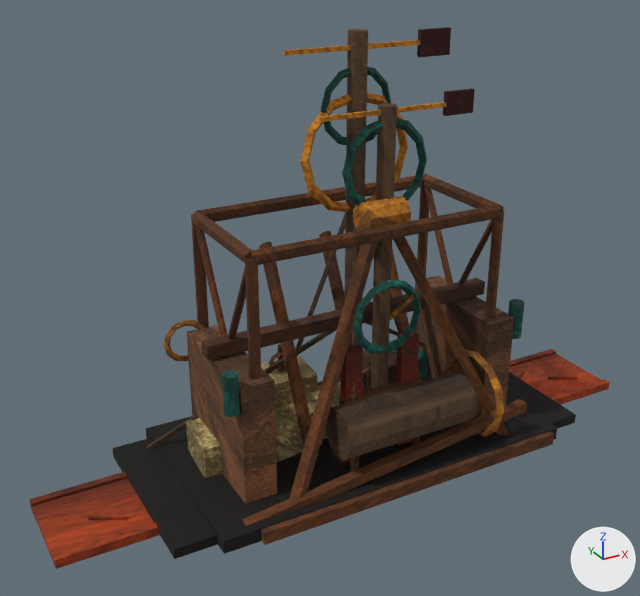
One commit to the Blender file pilots/map-rebuild-spike/landmarks/dome-basin/dome-basin-landmarks.blend: the scene before it, then after it.
Both versions are drawn from a 50 mm lens placed at (-7.21, -11.92, 8.98), pointed at (-0.64, 0.03, 3.01). The lights are fixed; the arrows at lower right show +X, +Y and +Z. The older version comes first.

Names of what the first picture shows: 'ark-yard-scaffold', 'canal-gate-works', 'dust-devil-warning-mast', 'ice-quarry-hoist', 'seed-row-weather-station'.
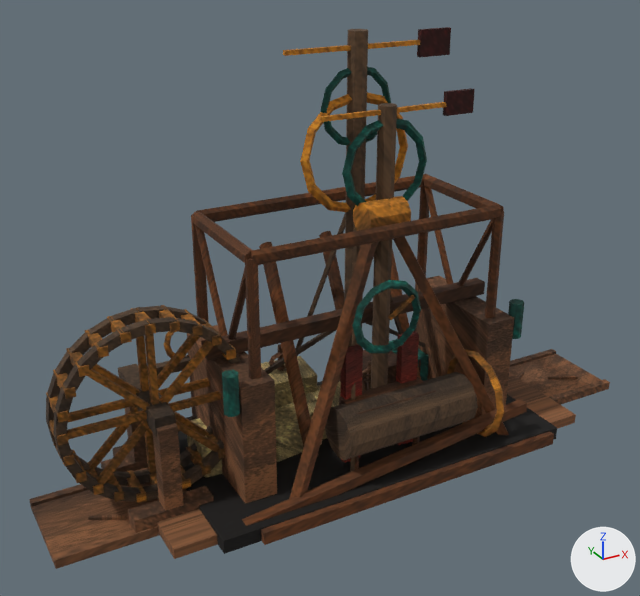
Changed parts and their boxes (x1, y1, x2, y2) in the pictures (640 x 596 px):
```json
{"part": 1, "of": "me_canal_gate_works_mesh", "change": "added", "after": [168, 391, 221, 412], "on screen": "brown"}
{"part": 2, "of": "me_canal_gate_works_mesh", "change": "added", "after": [145, 334, 159, 405], "on screen": "brown"}
{"part": 3, "of": "me_canal_gate_works_mesh", "change": "added", "after": [67, 410, 147, 440], "on screen": "brown"}
{"part": 4, "of": "me_canal_gate_works_mesh", "change": "added", "after": [158, 378, 209, 396]}
{"part": 5, "of": "me_canal_gate_works_mesh", "change": "added", "after": [136, 336, 149, 391], "on screen": "brown"}
{"part": 6, "of": "me_canal_gate_works_mesh", "change": "added", "after": [46, 305, 241, 532], "on screen": "brown"}
{"part": 7, "of": "me_canal_gate_works_mesh", "change": "surface changed", "before": [29, 349, 610, 569], "after": [29, 349, 610, 569]}
```

Scene script edits in JSON lines:
```json
{"block": "me_canal_gate_works_mesh", "where": "# used by ob_canal_gate_works; location = (0.0, 0.0, 0.0)"}
{"op": "remove", "block": "me_canal_gate_works_mesh", "code": "me_canal_gate_works_mesh.from_pydata(...)  # 536 vertices, 314 faces; spans x -5.6..5.6, y -1.55..1.55, z 0.0..3.61"}
{"op": "add", "block": "me_canal_gate_works_mesh", "code": "me_canal_gate_works_mesh.from_pydata(...)  # 1288 vertices, 878 faces; spans x -5.6..5.6, y -1.55..1.55, z 0.0..3.61"}
{"block": "me_canal_gate_works_mesh", "change": "me_canal_gate_works_mesh part 1: a new loose piece, a box spanning x -3.7..-2.27, y -0.29..-0.19, z 1.78..1.88, in mat_dome_basinlandmarkpackmaterial (picture img_dome_basinlandmarkatlas)"}
{"block": "me_canal_gate_works_mesh", "change": "me_canal_gate_works_mesh part 2: a new loose piece, a box spanning x -3.75..-3.65, y -0.29..-0.19, z 1.83..3.26, in mat_dome_basinlandmarkpackmaterial (picture img_dome_basinlandmarkatlas)"}
{"block": "me_canal_gate_works_mesh", "change": "me_canal_gate_works_mesh part 3: a new loose piece, a box spanning x -5.13..-3.7, y -0.29..-0.19, z 1.78..1.88, in mat_dome_basinlandmarkpackmaterial (picture img_dome_basinlandmarkatlas)"}
{"block": "me_canal_gate_works_mesh", "change": "me_canal_gate_works_mesh part 4: a new loose piece, a box spanning x -3.7..-2.27, y 0.19..0.29, z 1.78..1.88, in mat_dome_basinlandmarkpackmaterial (picture img_dome_basinlandmarkatlas)"}
{"block": "me_canal_gate_works_mesh", "change": "me_canal_gate_works_mesh part 5: a new loose piece, a box spanning x -3.75..-3.65, y 0.19..0.29, z 1.83..3.26, in mat_dome_basinlandmarkpackmaterial (picture img_dome_basinlandmarkatlas)"}
{"block": "me_canal_gate_works_mesh", "change": "me_canal_gate_works_mesh part 6: 704 vertices added at x -5.25..-1.8, y -0.81..1.15, z 0.06..3.38"}
{"block": "me_canal_gate_works_mesh", "change": "me_canal_gate_works_mesh part 7: 198 kept faces spanning x -5.6..5.6, y -1.55..1.55, z 0.0..0.23 get new texture (UV) coordinates"}
{"block": "me_canal_gate_works_mesh", "change": "other edits to the shape of me_canal_gate_works_mesh do not show in these pictures"}
```
